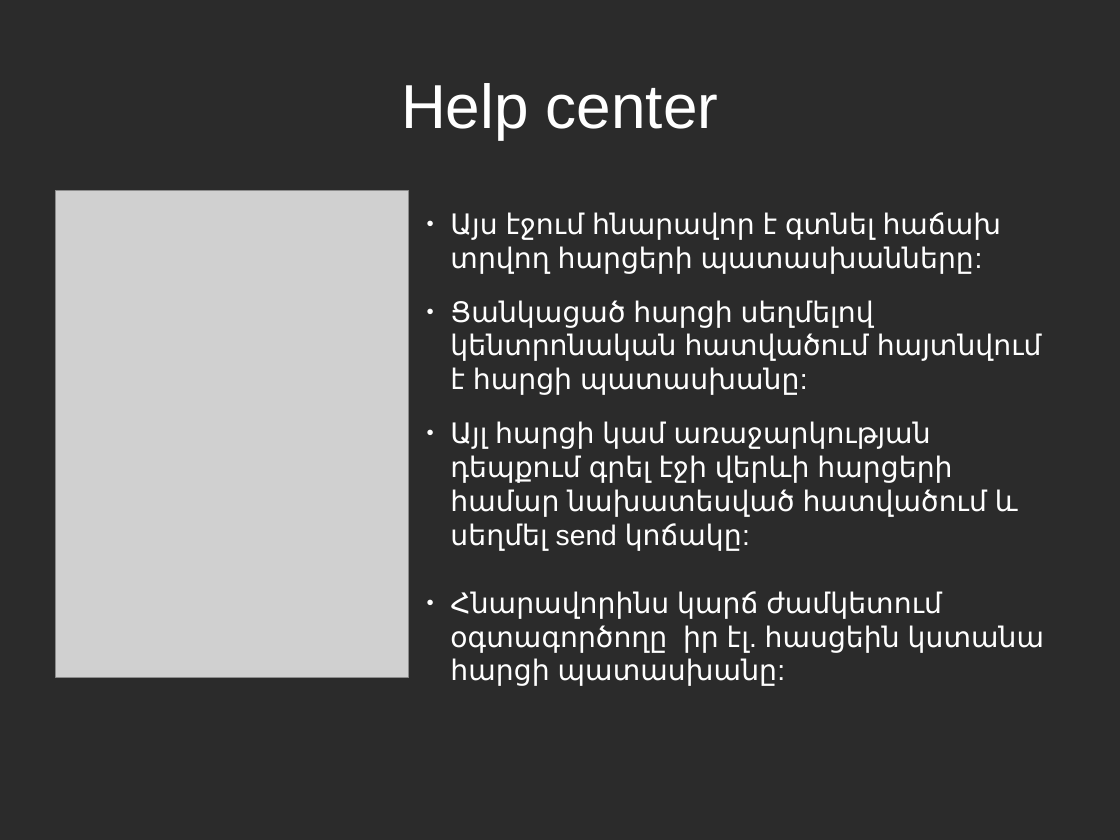
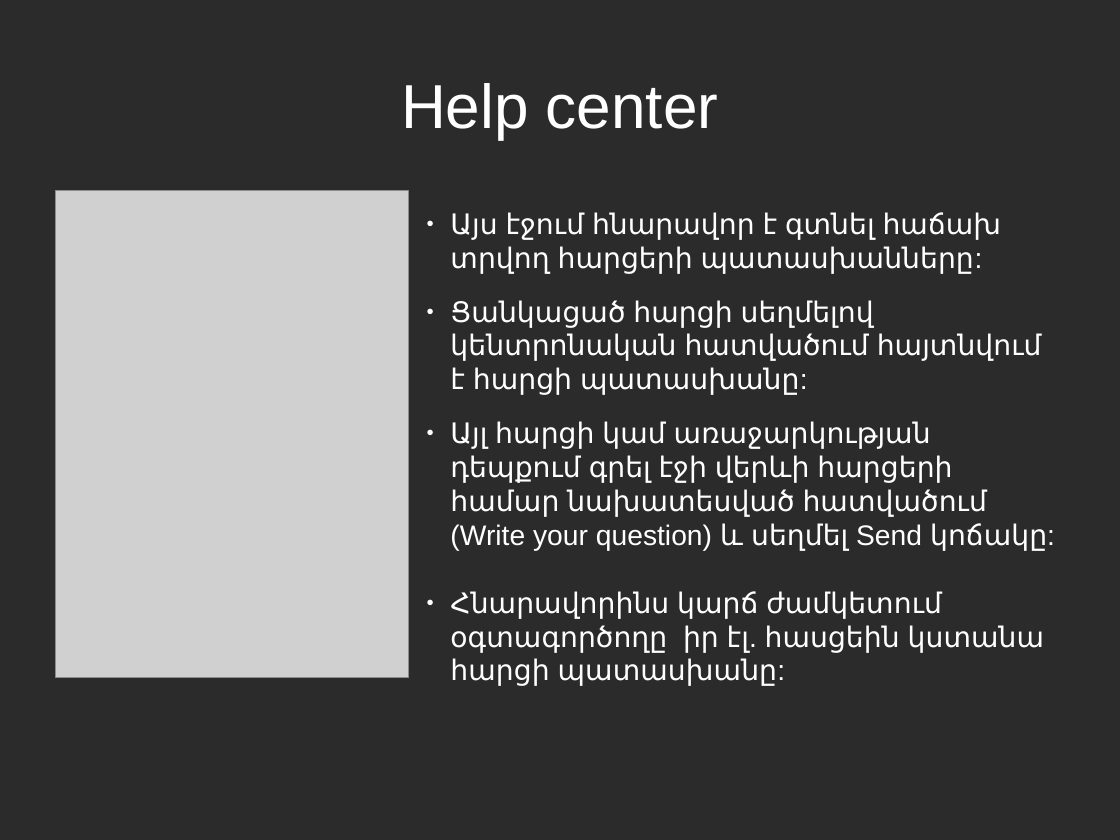
Before and after one commit to vanit-basic/instant_messenger, a slide deck: slide 26 of Documentation/Documentation.odp. Drawn at 1120x840 pixels with LibreOffice and Linux fonts; fonts in the diff are those of the drawing; grey boxes stand for pictures; background and template pictures are left out; a plain dark background stands for a picture behind light text. Boxes give left, top, right and bottom in pixels: in the first picture for what was removed or moved away, otherwise in the second. Text is boxed around its words. In the diff, an @@ line names an element or a change of style, - is before the commit and + after.

```diff
--- a/Documentation/Documentation.odp
+++ b/Documentation/Documentation.odp
@@ text at (450, 421, 1047, 551): text changed @@
-● Այլ հարցի կամ առաջարկության դեպքում գրել էջի վերևի հարցերի համար նախատեսված հատվածում և սեղմել send կոճակը:
+● Այլ հարցի կամ առաջարկության դեպքում գրել էջի վերևի հարցերի համար նախատեսված հատվածում (Write your question) և սեղմել Send կոճակը:
```
Also in this commit, not shown: 20 other slides changed.
